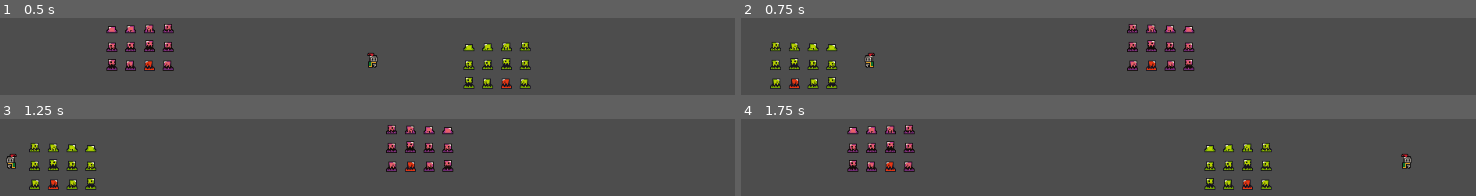
Above: before the commit, frames 1-4 (two rows, left to right).
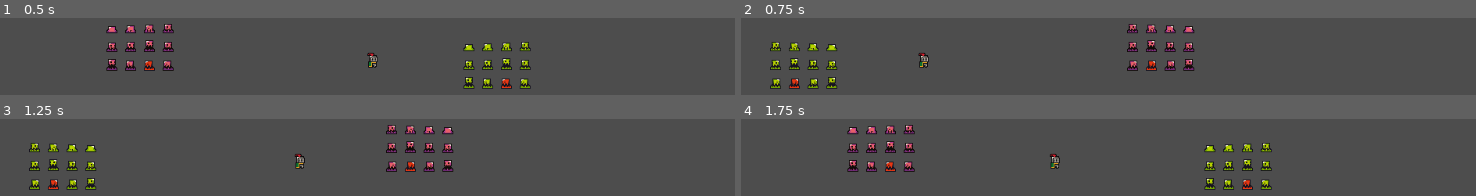
Above: after the commit, the same moments.

Repository: IsaacS2/Flip-Dash
Game: Godot game, scene res://Scenes/Level.tscn
Same seed, same stepped clock (60 frames per second), same inputs: the game is played once before the commit and once after it.
Inputs:
- Up to frame 1 (0.5 s): no input
- Up to frame 2 (0.75 s): tap Enter (ui_accept) at 0.5 s; tap Ctrl (Flip) at 0.6 s
- Up to frame 3 (1.25 s): tap Enter (ui_accept) at 0.77 s
- Up to frame 4 (1.75 s): tap Ctrl (Flip) at 1.35 s; tap Enter (ui_accept) at 1.52 s

Frame 1 is identical in both runs. In frame 2, 0.4% of the frame differs, in the area x 16-26%, y 45-65%; in frame 3, 0.4%; in frame 4, 0.4%, in the area x 42-92%, y 45-65%.

Commit message:
Player sprite and velocity flip when camera flips
The x-velocity and sprite of the player character flip in their process functions when the "Flip" input is pressed, just like with the CameraManager. With extra time, these node scripts should be edited to rely on a function call from the CameraManager, but first the cameras must follow the player's horizontal movement.

Diff:
--- a/Player.gd
+++ b/Player.gd
@@ -3,6 +3,11 @@
 const SPEED = 300.0
 const JUMP_VELOCITY = -400.0
 
+var direction : int = 1
+
+func _process(delta: float) -> void:
+	if (Input.is_action_just_pressed("Flip")):
+		direction *= -1
 
 func _physics_process(delta: float) -> void:
 	# Add the gravity.
@@ -16,7 +21,6 @@
 
 	# Get the input direction and handle the movement/deceleration.
 	# As good practice, you should replace UI actions with custom gameplay actions.
-	var direction = 1
 	velocity.x = direction * SPEED
 
 	move_and_slide()
--- a/Scenes/Player.tscn
+++ b/Scenes/Player.tscn
@@ -1,7 +1,8 @@
-[gd_scene load_steps=4 format=3 uid="uid://cjxi73ygx5geb"]
+[gd_scene load_steps=5 format=3 uid="uid://cjxi73ygx5geb"]
 
 [ext_resource type="Script" path="res://Player.gd" id="1_vkev6"]
 [ext_resource type="Texture2D" uid="uid://bd0g7r6448j8a" path="res://Art/knight.png" id="2_03cpa"]
+[ext_resource type="Script" path="res://Scenes/PlayerSprite.gd" id="3_v7hpm"]
 
 [sub_resource type="CircleShape2D" id="CircleShape2D_xsl0l"]
 radius = 6.0
@@ -18,3 +19,4 @@
 texture = ExtResource("2_03cpa")
 hframes = 8
 vframes = 8
+script = ExtResource("3_v7hpm")
--- /dev/null
+++ b/Scenes/PlayerSprite.gd
@@ -0,0 +1,7 @@
+extends Sprite2D
+
+
+# Called every frame. 'delta' is the elapsed time since the previous frame.
+func _process(delta: float) -> void:
+	if (Input.is_action_just_pressed("Flip")):
+		scale.x *= -1
